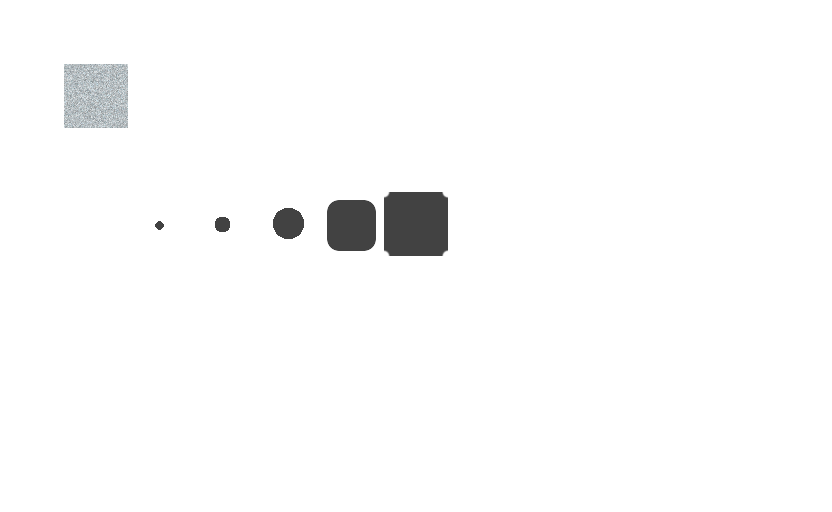
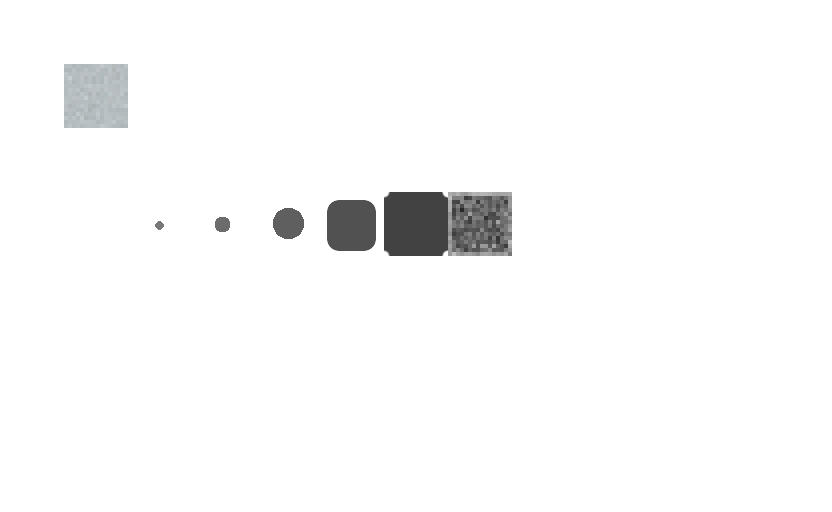
Comparing the layer stacks of the two w=832, h=512 images. Changes:
painted on "Background" over [64, 64, 512, 256]
